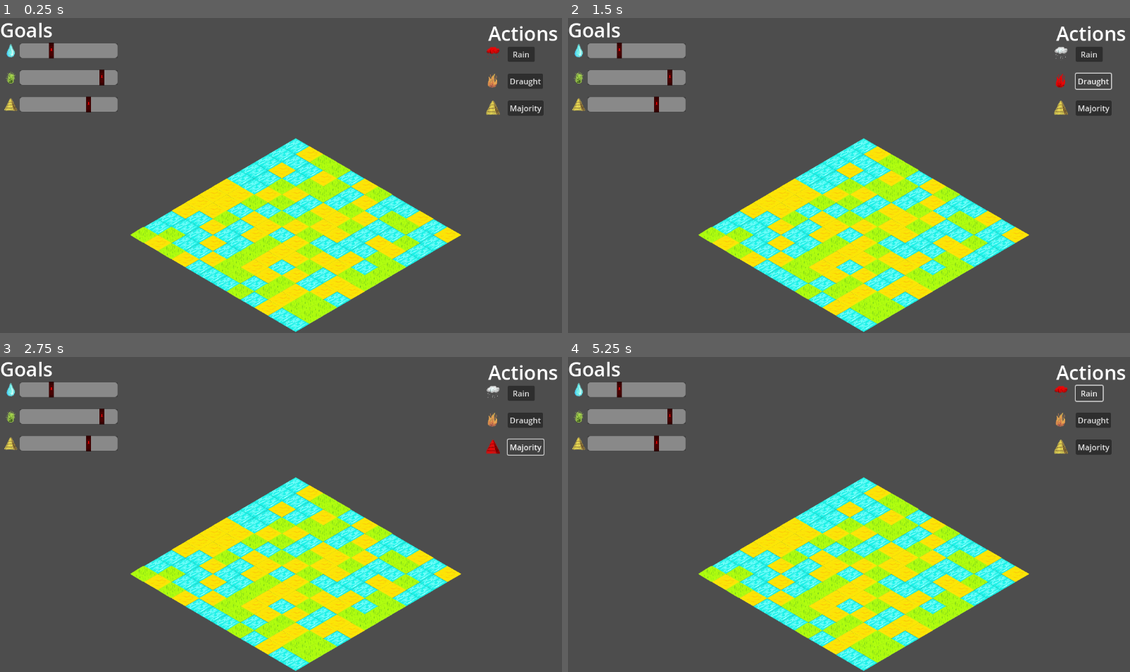
Above: before the commit, frames 1-4 (two rows, left to right).
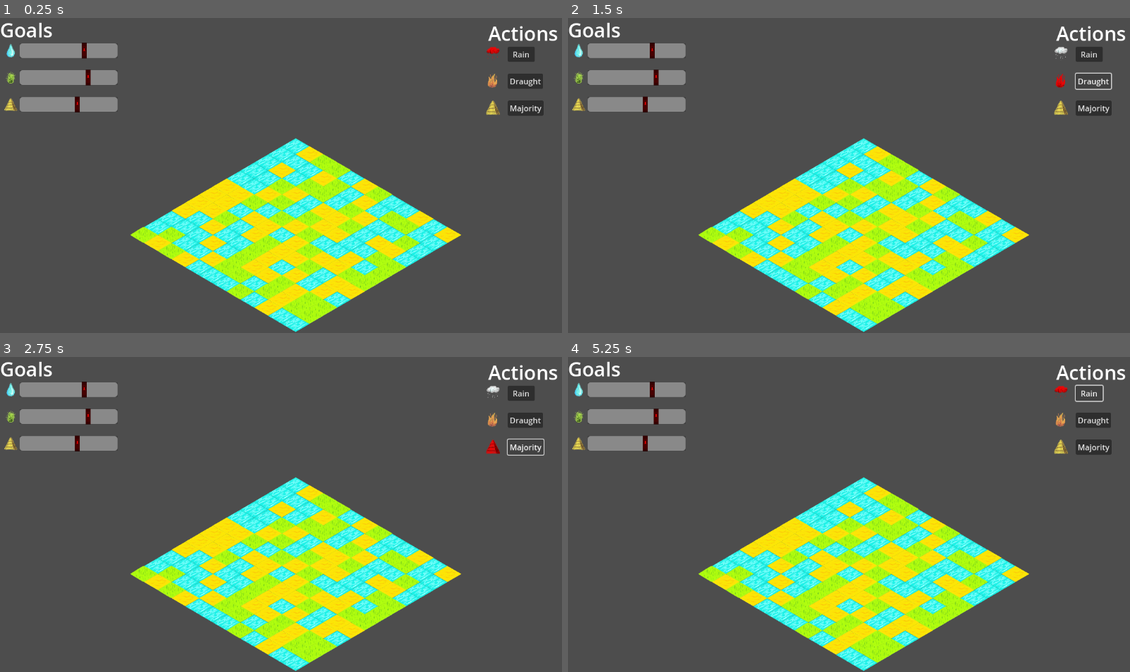
Above: after the commit, the same moments.

Repository: matouseek/game_jam_24
Game: Godot game, scene res://scenes/game.tscn
Same seed, same stepped clock (60 frames per second), same inputs: the game is played once before the commit and once after it. The engine's default icon, where the game draws it, is replaced by a stand-in: a white triangle on a blue panel in a dark square.
Inputs:
- Up to frame 1 (0.25 s): no input
- Up to frame 2 (1.5 s): click "Rain" at 0.5 s; click "Draught" at 1.25 s
- Up to frame 3 (2.75 s): click "Majority" at 2 s
- Up to frame 4 (5.25 s): click "Rain" at 2.75 s; click "Draught" at 3.5 s; click "Majority" at 4.25 s; click "Rain" at 5 s

The runs differ from the first frame. In frame 1, 0.3% of the frame differs, in the area x 8-19%, y 7-30%; in frame 2, 0.3%; in frame 3, 0.3%; in frame 4, 0.3%.

Commit message:
I think better solution but interval not guranteed

Diff:
--- a/scripts/goals.gd
+++ b/scripts/goals.gd
@@ -6,17 +6,13 @@
 	DESERT
 }
 
-var goals = {}
-
 func _ready() -> void:
 	var sum = 0
+	var vals = []
 	var val = 0
+	for x in range(len(TileTypes)):
+		val = randf_range(0.25,0.45)
+		vals.append(val)
+		sum += val
 	for type in TileTypes.values():
-		val = randf_range(0.25,0.45)
-		goals[type] = val
-		HUD.set_goal(type,val)
-		sum+=val
-	val =  1-(sum-val)
-	goals[TileTypes.WATER] = val
-	HUD.set_goal(TileTypes.WATER,val)
-	print(goals)
+		HUD.set_goal(type,vals[type]/sum)
